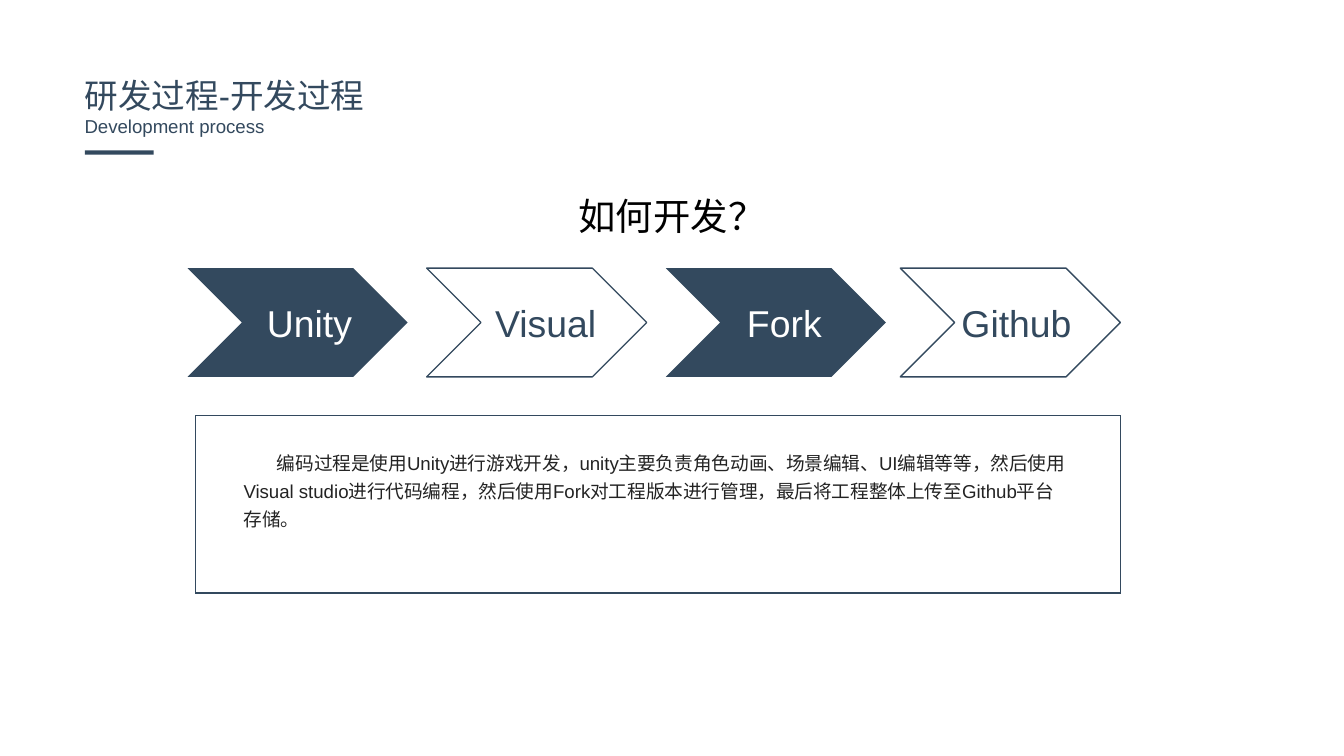
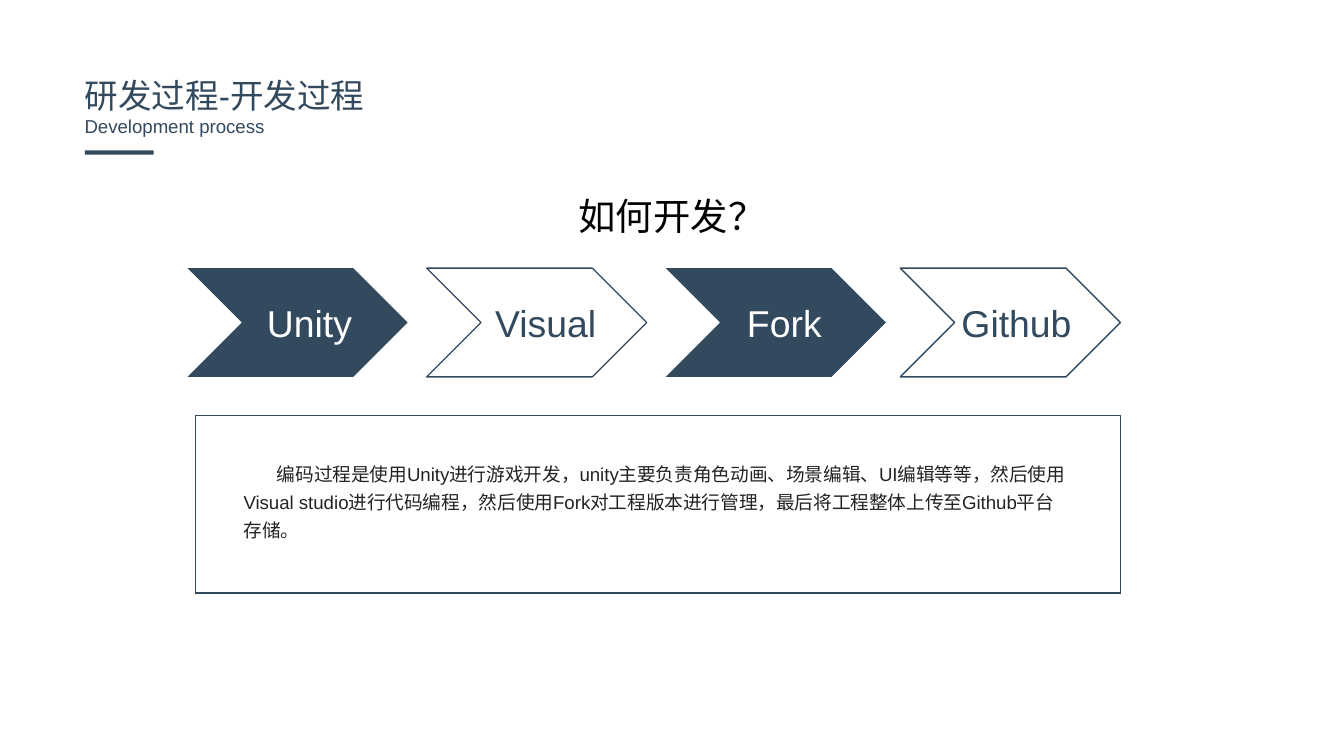
Before and after one commit to dehema/Unity-TotalWar, a slide deck: slide 12 of Product/文档/答辩PPT.pptx (slide 11 before the commit). Drawn at 1344x756 pixels with LibreOffice and Linux fonts; fonts in the diff are those of the drawing; background and template pictures are left out. Boxes give left, top, right and bottom in pixels: in the first picture for what was removed or moved away, otherwise in the second. Text is boxed around its words. In the diff, an @@ line names an element or a change of style, - is before the commit and + after.

```diff
--- a/Product/文档/答辩PPT.pptx
+++ b/Product/文档/答辩PPT.pptx
@@ text "编码过程是使用Unity进行游戏开发，unity主要负责角色动画、场景编辑、UI编辑等等，然后使用Visual stud ...": place and size @@
-text "编码过程是使用Unity进行游戏开发，unity主要负责角色动画、场景编辑、UI编辑等等，然后使用Visual stud ..." at (244,454,1065,528)
+text "编码过程是使用Unity进行游戏开发，unity主要负责角色动画、场景编辑、UI编辑等等，然后使用Visual stud ..." at (244,465,1065,539)
```
Also in this commit, not shown: 3 other slides changed, 1 slide added.
